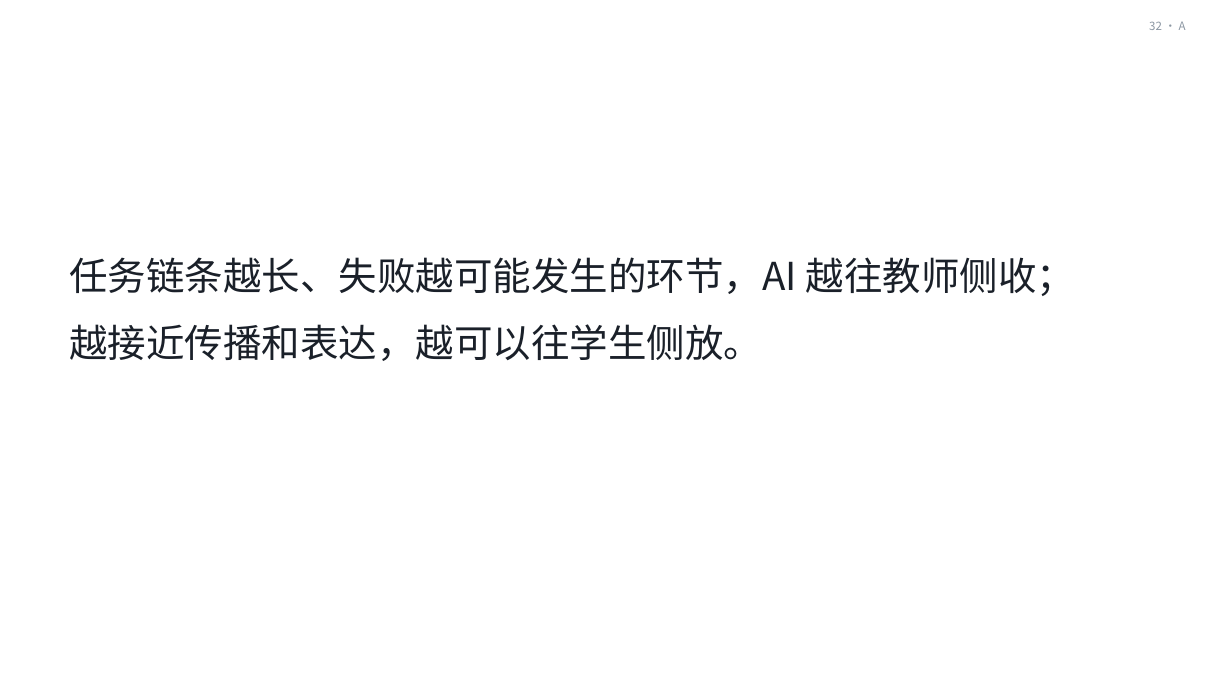
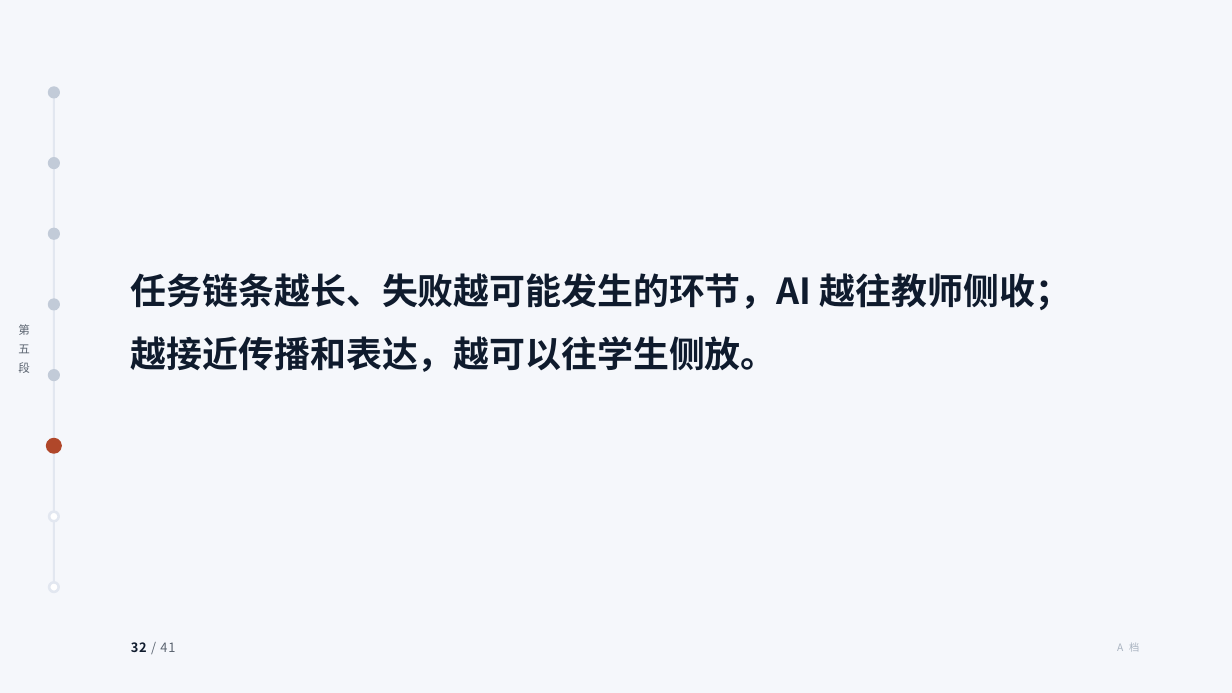
Before and after one commit to tonyxinvip/slides, a slide deck: slide 32 of comprehensive-practice-ai/做中学与综合实践活动.pptx. Drawn at 1232x693 pixels with LibreOffice and Linux fonts; fonts in the diff are those of the drawing. Boxes give left, top, right and bottom in pixels: in the first picture for what was removed or moved away, otherwise in the second. Text is boxed around its words. In the diff, an @@ line names an element or a change of style, - is before the commit and + after.

```diff
--- a/comprehensive-practice-ai/做中学与综合实践活动.pptx
+++ b/comprehensive-practice-ai/做中学与综合实践活动.pptx
@@ background #FFFFFF to #F5F7FB @@
@@ text removed at bbox=[1149, 21, 1186, 30] @@
-32 · A
@@ ellipse added at bbox=[49, 88, 58, 97], fill #C2CBD8, outline #C2CBD8 2 pt @@
@@ line added from (54, 92) to (54, 587), #E2E7F0 1.5 pt @@
@@ ellipse added at bbox=[49, 158, 58, 167], fill #C2CBD8, outline #C2CBD8 2 pt @@
@@ ellipse added at bbox=[49, 229, 58, 238], fill #C2CBD8, outline #C2CBD8 2 pt @@
@@ text "任务链条越长、失败越可能发生的环节，AI 越往教师侧收；越接近传播和表达，越可以往学生侧放。": place and size @@
-text "任务链条越长、失败越可能发生的环节，AI 越往教师侧收；越接近传播和表达，越可以往学生侧放。" at bbox=[69, 257, 1075, 361]
+text "任务链条越长、失败越可能发生的环节，AI 越往教师侧收；越接近传播和表达，越可以往学生侧放。" at bbox=[131, 273, 1071, 372]
@@ text "任务链条越长、失败越可能发生的环节，AI 越往教师侧收；越接近传播和表达，越可以往学生侧放。" at bbox=[131, 273, 1071, 372]: size 30 to 28 pt, text colour #1A2029 to #0F1B2D, bold on @@
@@ ellipse added at bbox=[49, 299, 58, 309], fill #C2CBD8, outline #C2CBD8 2 pt @@
@@ text added at bbox=[18, 324, 30, 373], 9 pt, text #5B6470 @@
+第
+五
+段
@@ ellipse added at bbox=[49, 371, 58, 380], fill #C2CBD8, outline #C2CBD8 2 pt @@
@@ ellipse added at bbox=[47, 439, 61, 453], fill #B0472A, outline #B0472A 2 pt @@
@@ ellipse added at bbox=[49, 512, 58, 521], fill #FFFFFF, outline #E2E7F0 2 pt @@
@@ ellipse added at bbox=[49, 582, 58, 592], fill #FFFFFF, outline #E2E7F0 2 pt @@
@@ text added at bbox=[131, 642, 175, 652], 10 pt, text #5B6470 @@
+32 / 41
@@ text added at bbox=[1117, 643, 1139, 652], 8 pt, text #A9B3C0 @@
+A 档
```
Also in this commit, not shown: 38 other slides changed, 2 slides added, 2 slides removed, 16 other files.
